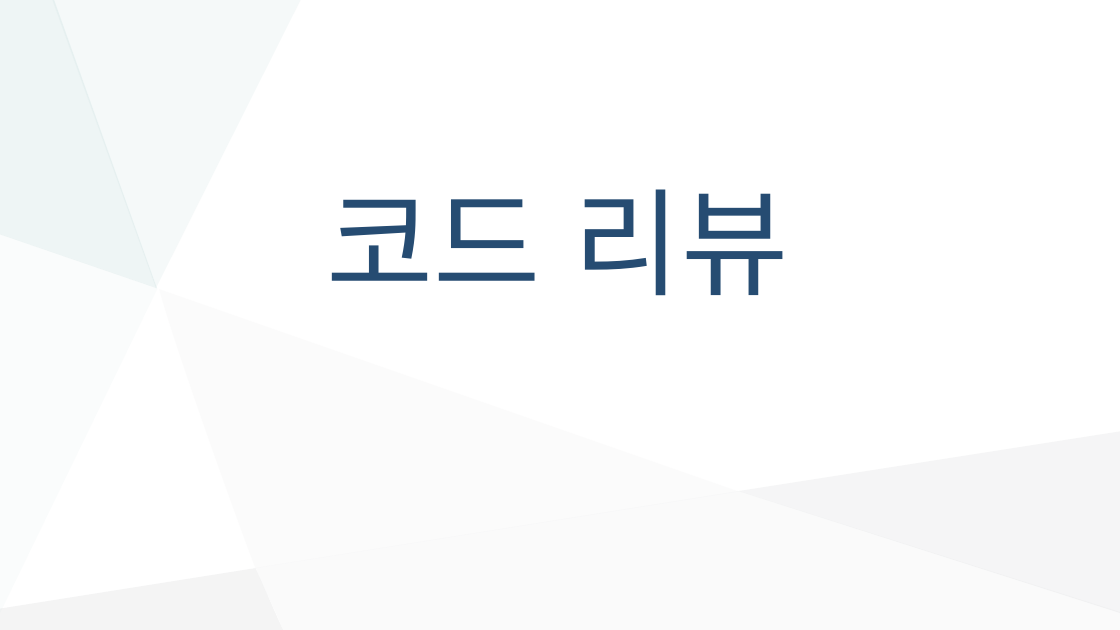
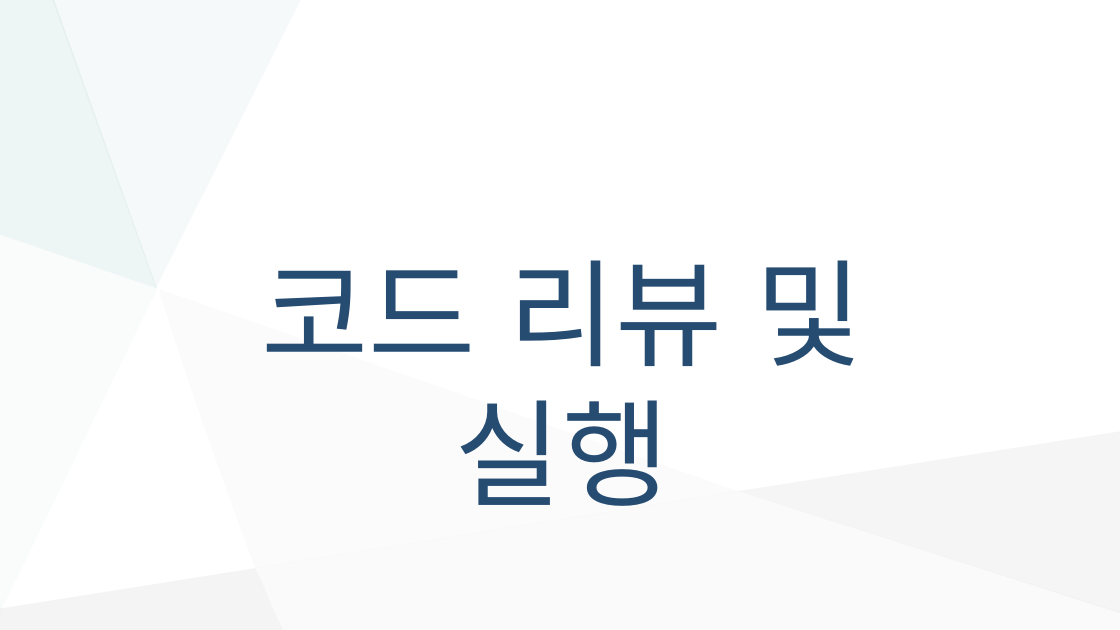
Before and after one commit to rlagusgh0223/Likelion, a slide deck: slide 8 of python/navigation/길 찾기 프로그램.pptx. Drawn at 1120x630 pixels with LibreOffice and Linux fonts; fonts in the diff are those of the drawing. Boxes give left, top, right and bottom in pixels: in the first picture for what was removed or moved away, otherwise in the second. Text is boxed around its words. In the diff, an @@ line names an element or a change of style, - is before the commit and + after.

```diff
--- a/python/navigation/길 찾기 프로그램.pptx
+++ b/python/navigation/길 찾기 프로그램.pptx
@@ text at <box>261,260,863,506</box>: text changed @@
-코드 리뷰
+코드 리뷰 및 실행
```
Also in this commit, not shown: 2 other slides changed, 2 other files.
